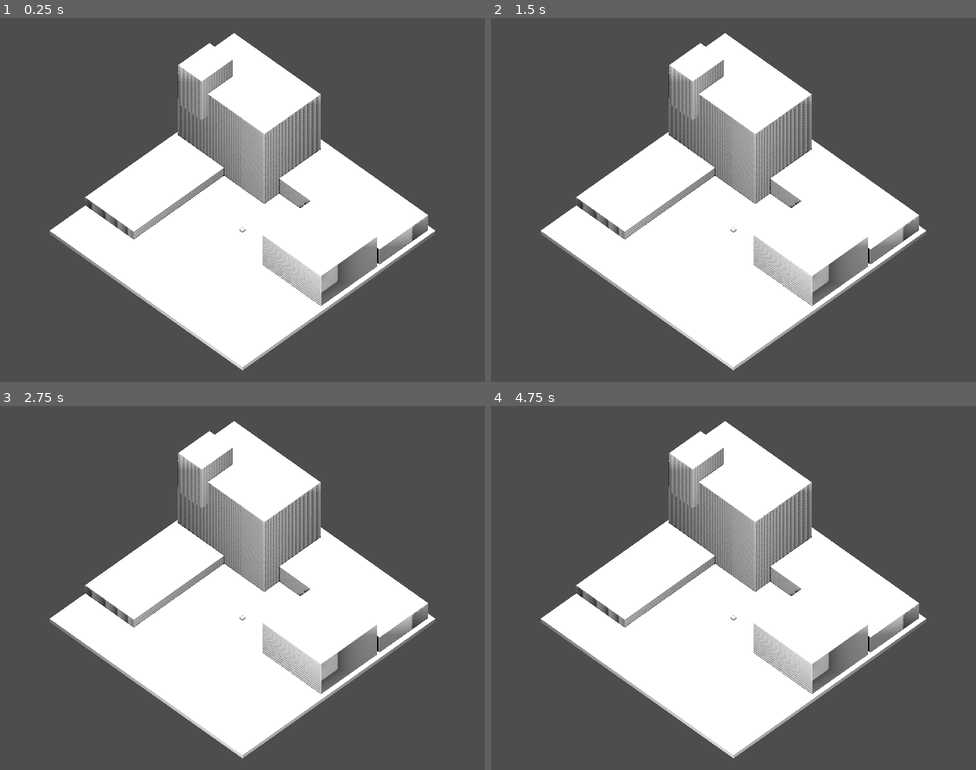
Above: before the commit, frames 1-4 (two rows, left to right).
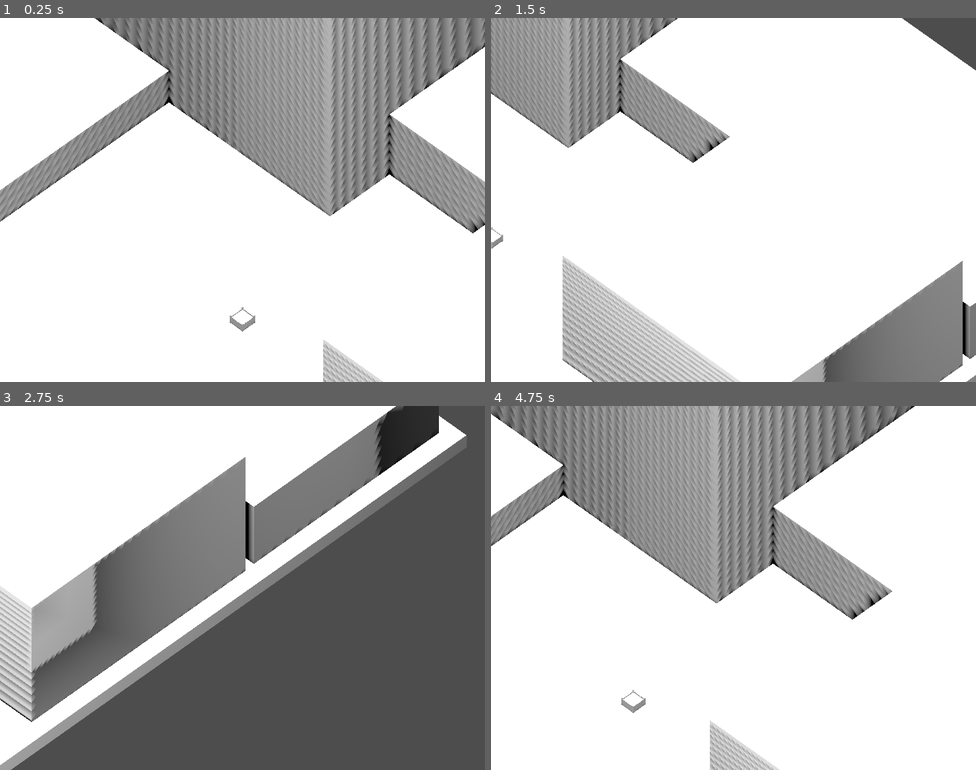
Above: after the commit, the same moments.

Repository: smithcol11/mini-jam-126
Game: Godot game, scene res://main.tscn
The game is run twice, just before and just after one commit, with the same random seed, the same clock (stepped at 60 frames per second) and the same inputs.
Inputs (mouse positions are in pixels of both pictures, inside the frame that each line leads up to):
- Up to frame 1 (0.25 s): no input
- Up to frame 2 (1.5 s): tap Enter at 0.5 s; move the mouse to (840, 181) at 0.52 s; hold D (ScreenPanRight, bound only after the commit) 0.53-1.28 s; tap Mouse wheel up (ScreenZoomIn, bound only after the commit) at 0.6 s; tap Mouse wheel down (ScreenZoomOut, bound only after the commi… at 0.8, 1.35 s; move the mouse to (636, 218) at 1.27 s; hold S (ScreenPanDown, bound only after the commit) from 1.28 s (still down)
- Up to frame 3 (2.75 s): tap Mouse wheel up (ScreenZoomIn, bound only after the commit) at 1.55, 2.1 s; move the mouse to (291, 507) at 2.02 s; release S (ScreenPanDown, bound only after the commit) at 2.03 s; hold D (ScreenPanRight, bound only after the commit) from 2.03 s (still down); tap Mouse wheel down (ScreenZoomOut, bound only after the commi… at 2.3 s
- Up to frame 4 (4.75 s): move the mouse to (709, 660) at 2.77 s; release D (ScreenPanRight, bound only after the commit) at 2.78 s; hold W (ScreenPanUp, bound only after the commit) 2.78-3.53 s; tap Mouse wheel down (ScreenZoomOut, bound only after the commi… at 2.85, 3.8, 4.35 s; tap Mouse wheel up (ScreenZoomIn, bound only after the commit) at 3.05, 3.6, 4.55 s; move the mouse to (879, 642) at 3.52 s; hold A (ScreenPanLeft, bound only after the commit) from 3.53 s (still down); move the mouse to (588, 533) at 4.27 s

The runs differ from the first frame. In frame 1, 75% of the frame differs, in the area x 0-100%, y 0-100%; in frame 2, 70%; in frame 3, 63%; in frame 4, 77%.

Commit message:
screen pan and zoom

Diff:
--- a/main.tscn
+++ b/main.tscn
@@ -1,5 +1,6 @@
-[gd_scene load_steps=3 format=3 uid="uid://t08q634nsl1f"]
+[gd_scene load_steps=4 format=3 uid="uid://t08q634nsl1f"]
 
+[ext_resource type="Script" path="res://scripts/camera_controller.gd" id="1_8sg2u"]
 [ext_resource type="PackedScene" uid="uid://bcmo5lh5ir8f4" path="res://levels/static_env.tscn" id="1_bi6lc"]
 [ext_resource type="PackedScene" uid="uid://ckc7xogg1mt1g" path="res://models/GardenBox.glb" id="2_8u5cc"]
 
@@ -10,6 +11,10 @@
 projection = 1
 fov = 80.0
 size = 80.0
+script = ExtResource("1_8sg2u")
+smallestPanSpeed = 20.0
+largestPanSpeed = 50.0
+zoomSpeed = 4.0
 
 [node name="static_env" parent="." instance=ExtResource("1_bi6lc")]
 
--- a/project.godot
+++ b/project.godot
@@ -20,6 +20,39 @@
 window/size/viewport_width=1200
 window/size/viewport_height=900
 
+[input]
+
+ScreenPanLeft={
+"deadzone": 0.5,
+"events": [Object(InputEventKey,"resource_local_to_scene":false,"resource_name":"","device":-1,"window_id":0,"alt_pressed":false,"shift_pressed":false,"ctrl_pressed":false,"meta_pressed":false,"pressed":false,"keycode":0,"physical_keycode":65,"key_label":0,"unicode":97,"echo":false,"script":null)
+]
+}
+ScreenPanRight={
+"deadzone": 0.5,
+"events": [Object(InputEventKey,"resource_local_to_scene":false,"resource_name":"","device":-1,"window_id":0,"alt_pressed":false,"shift_pressed":false,"ctrl_pressed":false,"meta_pressed":false,"pressed":false,"keycode":0,"physical_keycode":68,"key_label":0,"unicode":100,"echo":false,"script":null)
+]
+}
+ScreenPanUp={
+"deadzone": 0.5,
+"events": [Object(InputEventKey,"resource_local_to_scene":false,"resource_name":"","device":-1,"window_id":0,"alt_pressed":false,"shift_pressed":false,"ctrl_pressed":false,"meta_pressed":false,"pressed":false,"keycode":0,"physical_keycode":87,"key_label":0,"unicode":119,"echo":false,"script":null)
+]
+}
+ScreenPanDown={
+"deadzone": 0.5,
+"events": [Object(InputEventKey,"resource_local_to_scene":false,"resource_name":"","device":-1,"window_id":0,"alt_pressed":false,"shift_pressed":false,"ctrl_pressed":false,"meta_pressed":false,"pressed":false,"keycode":0,"physical_keycode":83,"key_label":0,"unicode":115,"echo":false,"script":null)
+]
+}
+ScreenZoomIn={
+"deadzone": 0.5,
+"events": [Object(InputEventMouseButton,"resource_local_to_scene":false,"resource_name":"","device":-1,"window_id":0,"alt_pressed":false,"shift_pressed":false,"ctrl_pressed":false,"meta_pressed":false,"button_mask":0,"position":Vector2(0, 0),"global_position":Vector2(0, 0),"factor":1.0,"button_index":4,"pressed":false,"double_click":false,"script":null)
+]
+}
+ScreenZoomOut={
+"deadzone": 0.5,
+"events": [Object(InputEventMouseButton,"resource_local_to_scene":false,"resource_name":"","device":-1,"window_id":0,"alt_pressed":false,"shift_pressed":false,"ctrl_pressed":false,"meta_pressed":false,"button_mask":0,"position":Vector2(0, 0),"global_position":Vector2(0, 0),"factor":1.0,"button_index":5,"pressed":false,"double_click":false,"script":null)
+]
+}
+
 [rendering]
 
 renderer/rendering_method="gl_compatibility"
--- /dev/null
+++ b/scripts/camera_controller.gd
@@ -0,0 +1,50 @@
+extends Camera3D
+
+@export var smallestPanSpeed : float
+@export var largestPanSpeed : float
+@export var zoomSpeed : float
+@export var smallestZoom : float = 20.0
+@export var largestZoom : float = 80.0
+
+var initialPosition : Vector3
+var zoomVal : float # zoom between 0.0 and 1.0
+
+# Called when the node enters the scene tree for the first time.
+func _ready():
+	initialPosition = transform.origin
+
+func evaluateScreenSize(zoom):
+	var x = zoom
+	var y = pow(x, 1.5)
+	return smallestZoom + ((largestZoom - smallestZoom) * y)
+
+# Called every frame. 'delta' is the elapsed time since the previous frame.
+func _process(delta):
+	var xdir = 0
+	var ydir = 0
+	if Input.is_action_pressed("ScreenPanLeft"):
+		xdir -= 1
+	if Input.is_action_pressed("ScreenPanRight"):
+		xdir += 1
+	if Input.is_action_pressed("ScreenPanUp"):
+		ydir += 1
+	if Input.is_action_pressed("ScreenPanDown"):
+		ydir -= 1
+
+	var zoomFactor = 0
+	if Input.is_action_just_released("ScreenZoomIn"):
+		zoomFactor -= 1
+	if Input.is_action_just_released("ScreenZoomOut"):
+		zoomFactor += 1
+
+	if (zoomFactor != 0):
+		zoomVal += zoomFactor * zoomSpeed * delta
+		zoomVal = clampf(zoomVal, 0.0, 1.0)
+
+	size = evaluateScreenSize(zoomVal)
+
+	if (xdir != 0 or ydir != 0):
+		var y = 1 - pow(zoomVal, 1.5)
+		var pSpeed = largestPanSpeed - ((largestPanSpeed - smallestPanSpeed) * y)
+		var moveVec = Vector3(pSpeed * xdir * delta, pSpeed * ydir * delta, 0)
+		translate_object_local(moveVec)
